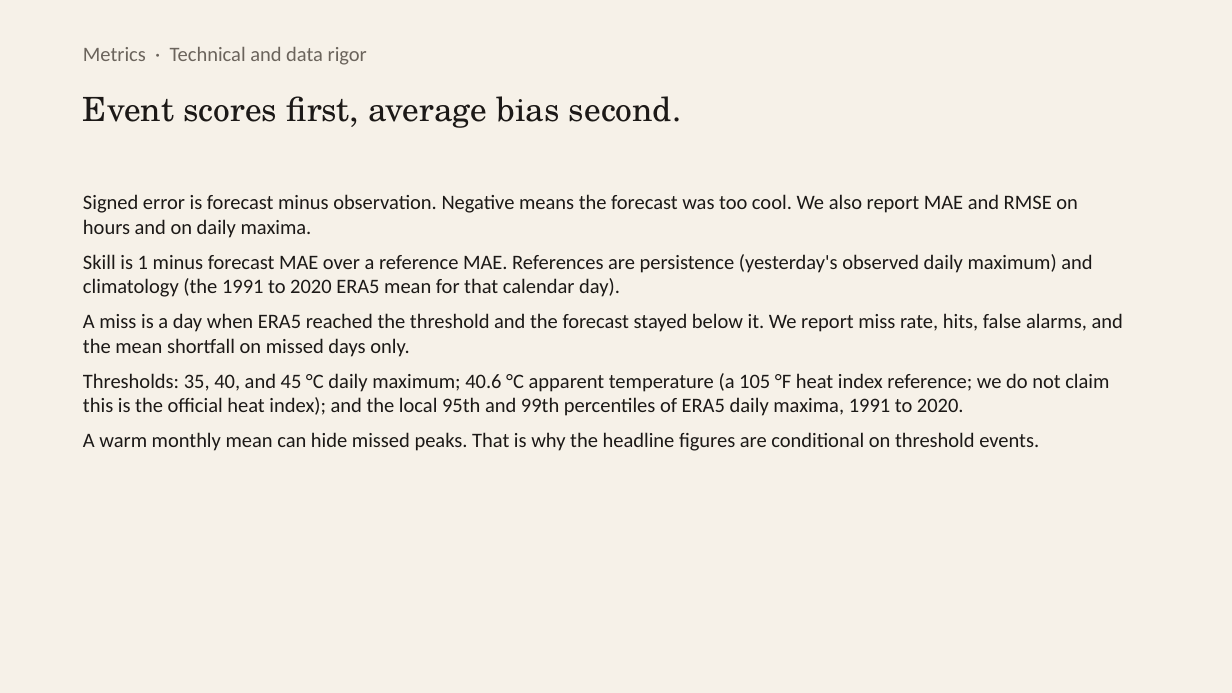
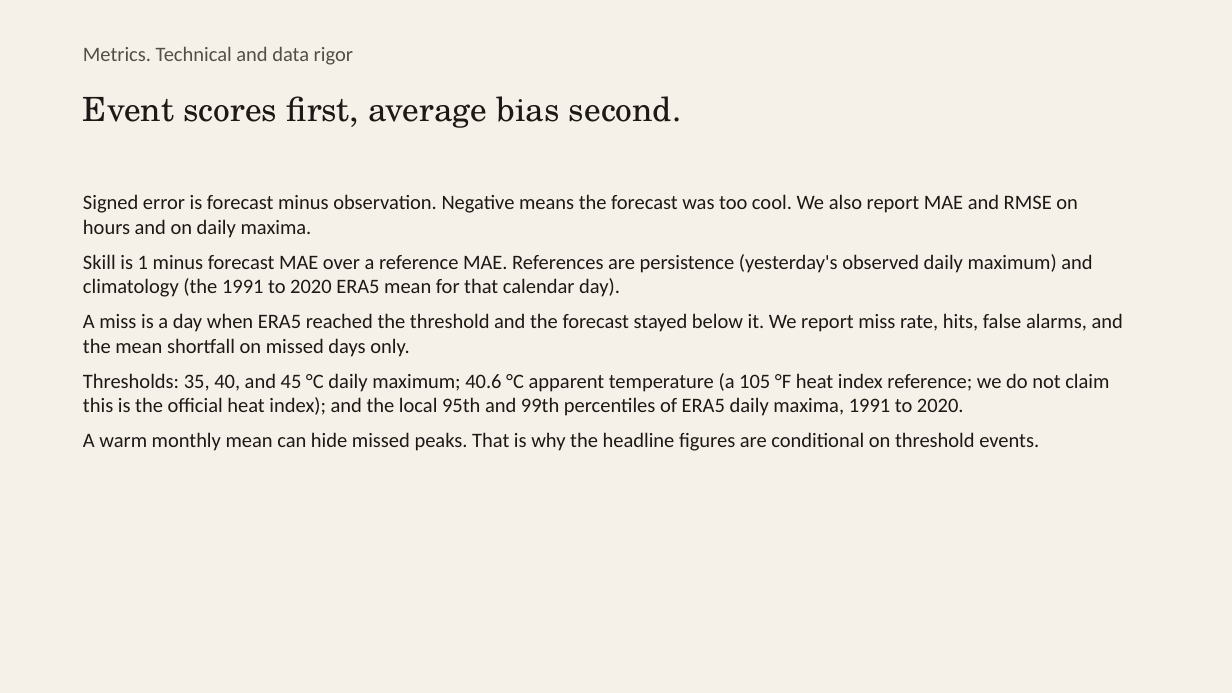
Before and after one commit to henrysammarfo/underwarned, a slide deck: slide 5 of docs/Underwarned-DATANOVA-deck.pptx. Drawn at 1232x693 pixels with LibreOffice and Linux fonts; fonts in the diff are those of the drawing. Boxes give left, top, right and bottom in pixels: in the first picture for what was removed or moved away, otherwise in the second. Text is boxed around its words. In the diff, an @@ line names an element or a change of style, - is before the commit and + after.

```diff
--- a/docs/Underwarned-DATANOVA-deck.pptx
+++ b/docs/Underwarned-DATANOVA-deck.pptx
@@ text at (83,46,353,65): text changed; text colour #6B645C to #534E47 @@
-Metrics · Technical and data rigor
+Metrics. Technical and data rigor
```
Also in this commit, not shown: 9 other slides changed, 22 other files.
